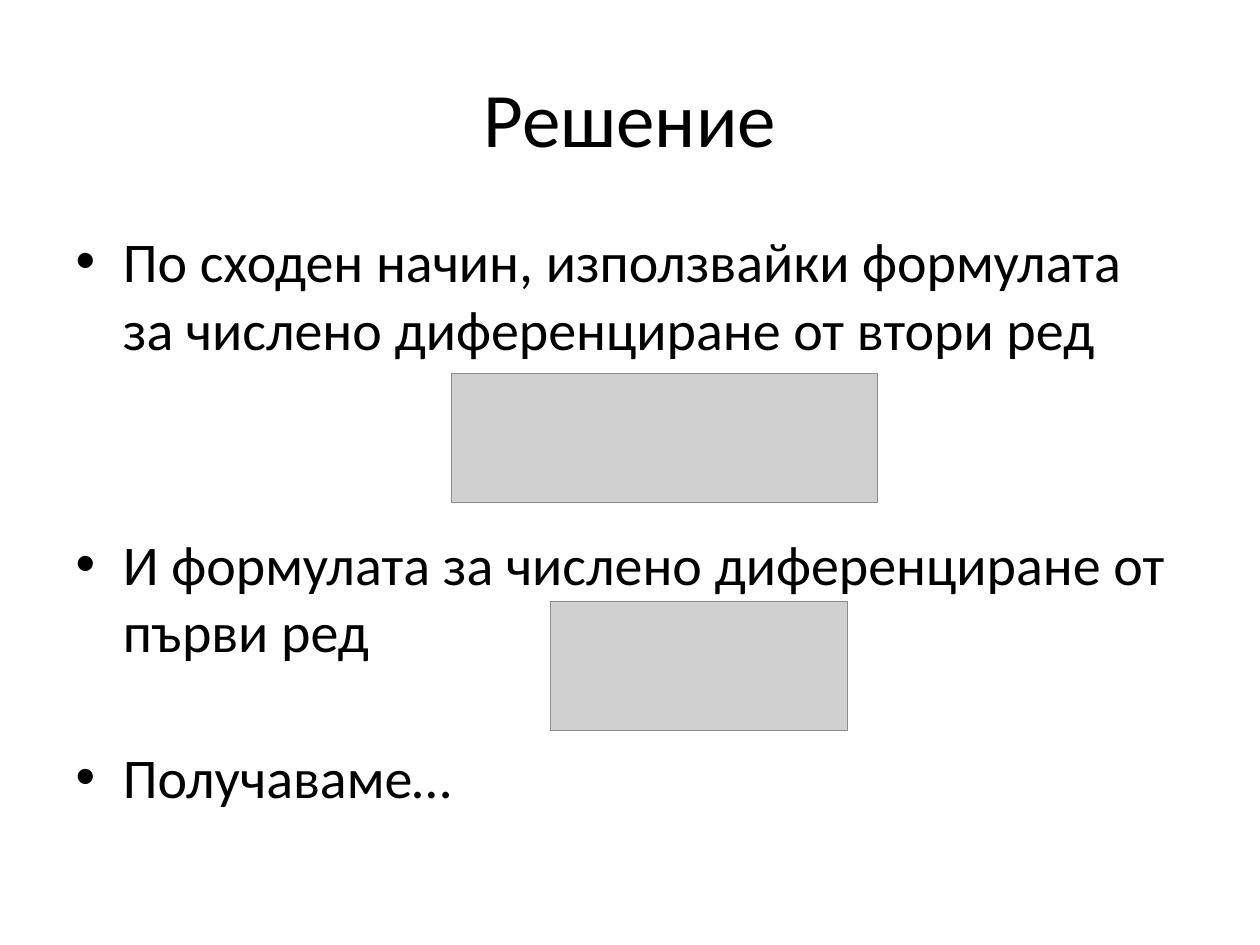
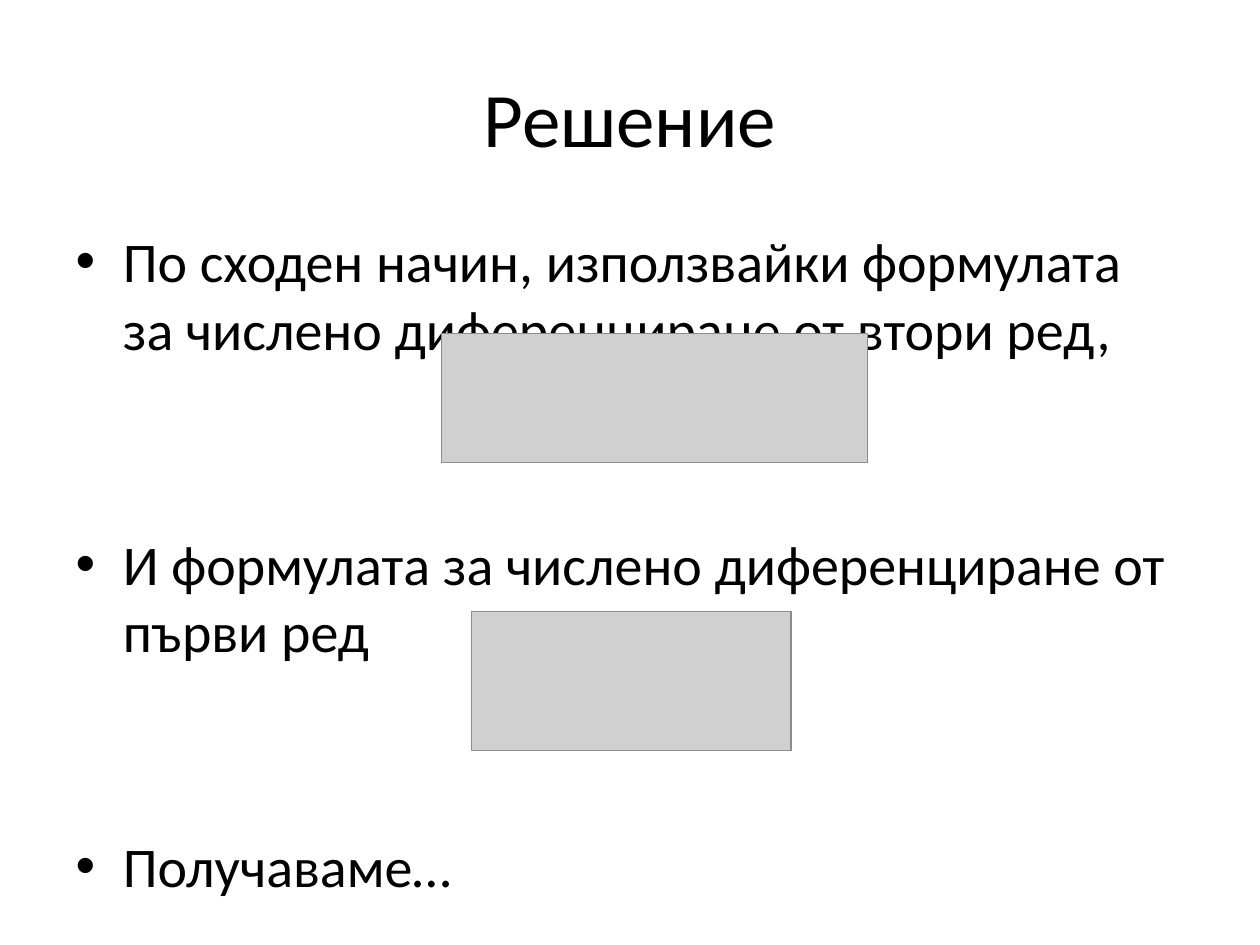
Before and after one commit to vasil-pashov/MathematicalModelOfNeuron, a slide deck: slide 11 of Числен метод-презентация2.pptx. Drawn at 1260x945 pixels with LibreOffice and Linux fonts; fonts in the diff are those of the drawing; grey boxes stand for pictures. Boxes give left, top, right and bottom in pixels: in the first picture for what was removed or moved away, otherwise in the second. Text is boxed around its words. In the diff, an @@ line names an element or a change of style, - is before the commit and + after.

Commit message:
Adding final changes.

```diff
--- a/Числен метод-презентация2.pptx
+++ b/Числен метод-презентация2.pptx
@@ text at bbox=[123, 244, 1121, 363]: text changed @@
-• По сходен начин, използвайки формулата за числено диференциране от втори ред
+• По сходен начин, използвайки формулата за числено диференциране от втори ред,
@@ picture: place and size @@
-picture at bbox=[451, 373, 877, 501]
+picture at bbox=[441, 334, 867, 462]
@@ picture: place and size @@
-picture at bbox=[551, 601, 848, 730]
+picture at bbox=[471, 611, 791, 750]
```
Also in this commit, not shown: 3 other slides changed, 1 slide added, 1 slide removed.
